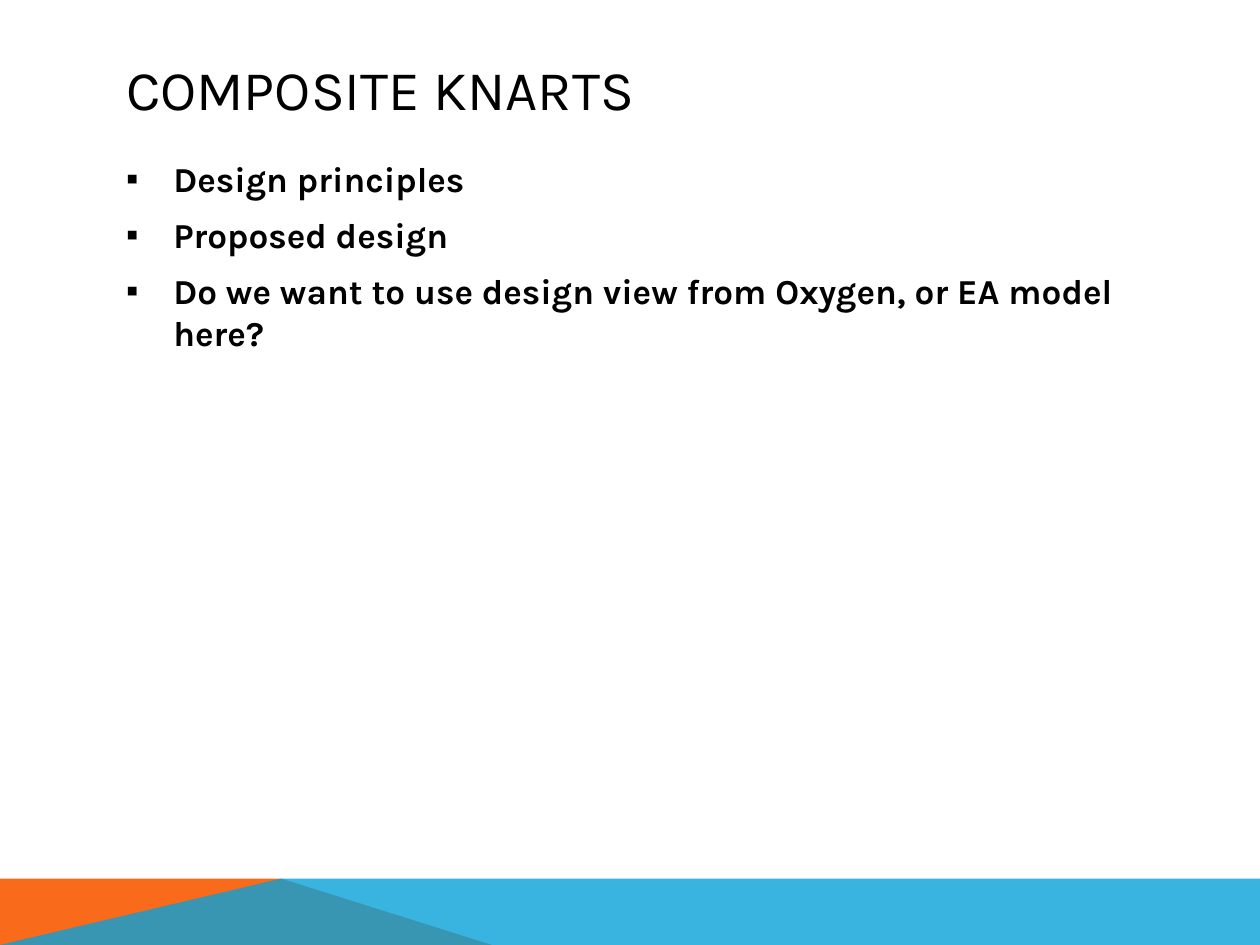
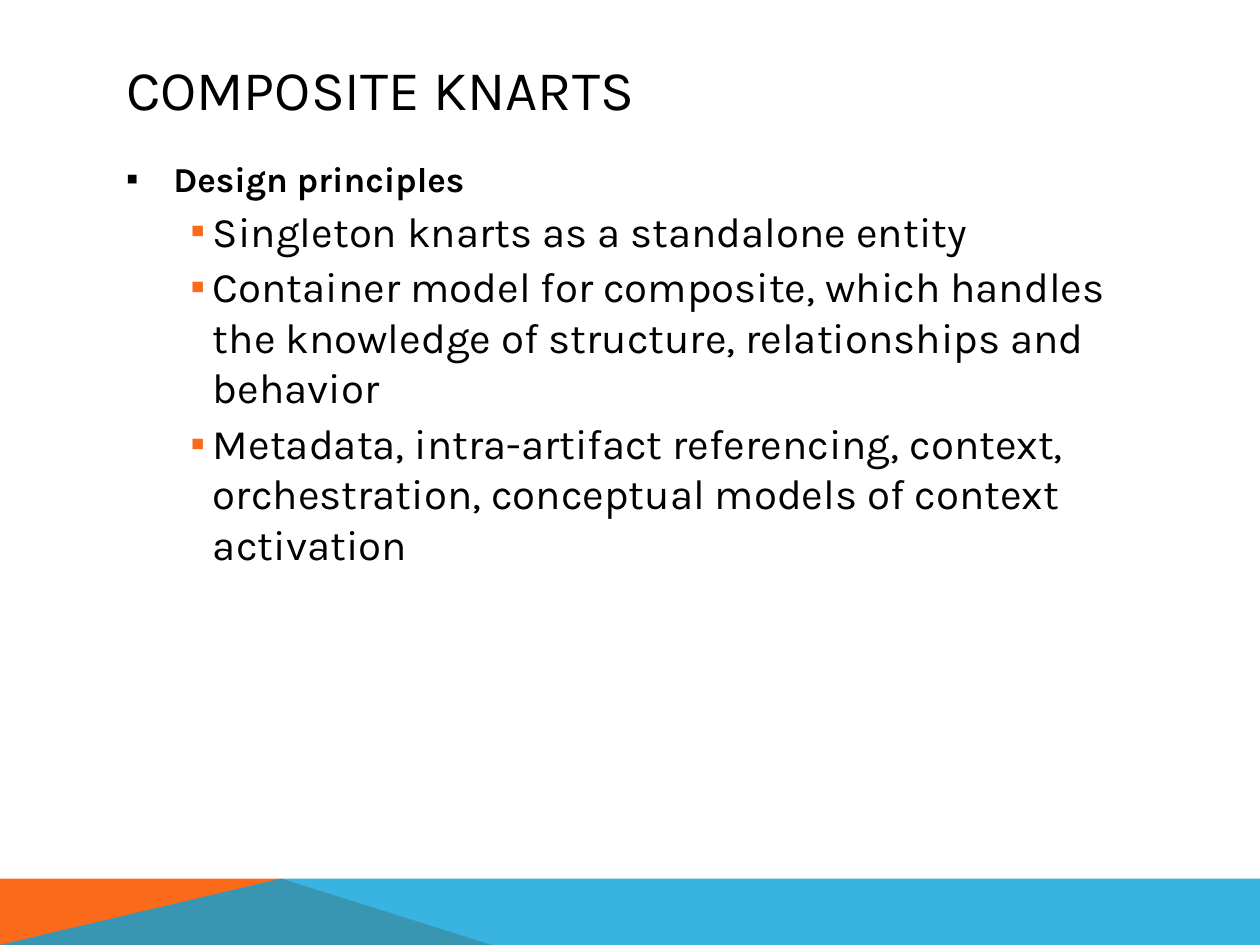
Before and after one commit to HL7/composite-knart, a slide deck: slide 12 of Documents/HL7_KNART_MSY_Jan2018.pptx (slide 7 before the commit). Drawn at 1260x945 pixels with LibreOffice and Linux fonts; fonts in the diff are those of the drawing. Boxes give left, top, right and bottom in pixels: in the first picture for what was removed or moved away, otherwise in the second. Text is boxed around its words. In the diff, an @@ line names an element or a change of style, - is before the commit and + after.

Commit message:
fix typo in schema and update powerpoint

```diff
--- a/Documents/HL7_KNART_MSY_Jan2018.pptx
+++ b/Documents/HL7_KNART_MSY_Jan2018.pptx
@@ text at (x1=213, y1=218, x2=1105, y2=561): text changed; size 20 to 24 pt; bold off @@
-▪ Proposed design
-▪ Do we want to use design view from Oxygen, or EA model here?
+      ▪ Singleton knarts as a standalone entity
+      ▪ Container model for composite, which handles the knowledge of structure, relationships and behavior
+      ▪ Metadata, intra-artifact referencing, context, orchestration, conceptual models of context activation
```
Also in this commit, not shown: 3 other slides changed, 8 slides added, 1 slide removed, 1 other file.
